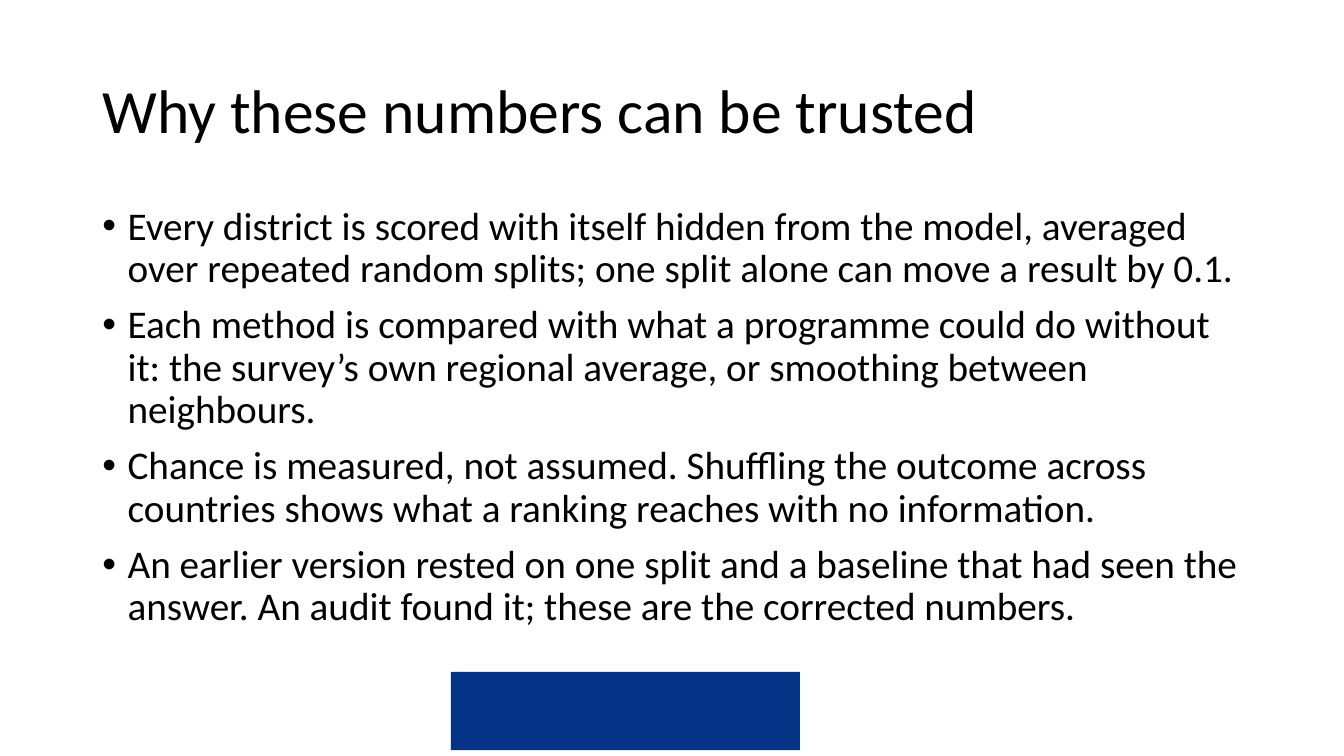
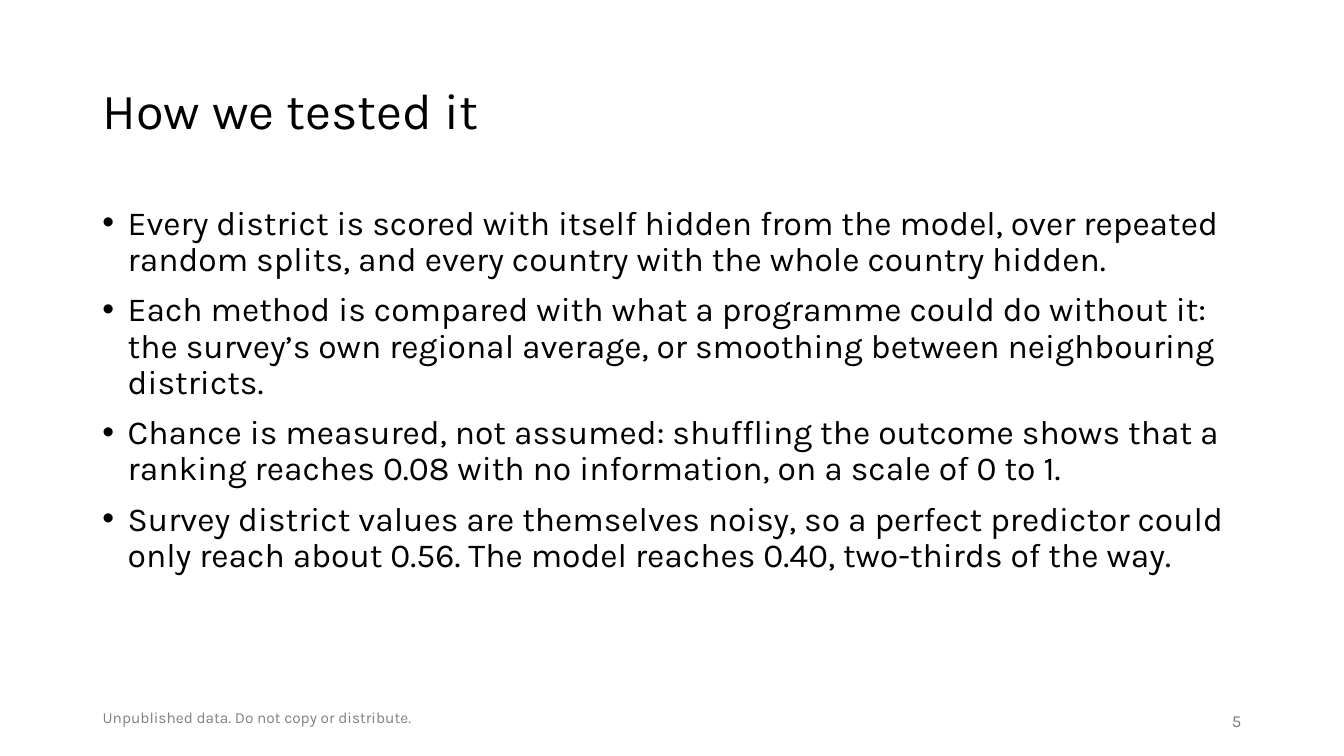
Before and after one commit to amertens/mn-prediction, a slide deck: slide 5 of docs/slides/MN-proxy-policy-deck-2026-09.pptx (slide 4 before the commit). Drawn at 1344x756 pixels with LibreOffice and Linux fonts; fonts in the diff are those of the drawing; background and template pictures are left out. Boxes give left, top, right and bottom in pixels: in the first picture for what was removed or moved away, otherwise in the second. Text is boxed around its words. In the diff, an @@ line names an element or a change of style, - is before the commit and + after.

```diff
--- a/docs/slides/MN-proxy-policy-deck-2026-09.pptx
+++ b/docs/slides/MN-proxy-policy-deck-2026-09.pptx
@@ title at [102, 94, 478, 130]: text changed; size 44 to 36 pt; font Calibri to Karla @@
-Why these numbers can be trusted
+How we tested it
@@ text at [128, 212, 1223, 576]: text changed; size 28 to 24 pt; font Calibri to Karla @@
-• Every district is scored with itself hidden from the model, averaged over repeated random splits; one split alone can move a result by 0.1.
-• Each method is compared with what a programme could do without it: the survey’s own regional average, or smoothing between neighbours.
-• Chance is measured, not assumed. Shuffling the outcome across countries shows what a ranking reaches with no information.
-• An earlier version rested on one split and a baseline that had seen the answer. An audit found it; these are the corrected numbers.
+• Every district is scored with itself hidden from the model, over repeated random splits, and every country with the whole country hidden.
+• Each method is compared with what a programme could do without it: the survey’s own regional average, or smoothing between neighbouring districts.
+• Chance is measured, not assumed: shuffling the outcome shows that a ranking reaches 0.08 with no information, on a scale of 0 to 1.
+• Survey district values are themselves noisy, so a perfect predictor could only reach about 0.56. The model reaches 0.40, two-thirds of the way.
@@ rectangle removed at [451, 673, 800, 751] @@
@@ text added at [103, 712, 411, 727], 11 pt, text #808080 @@
+Unpublished data. Do not copy or distribute.
@@ page number added at [1232, 716, 1241, 727], 12 pt, text #797979 @@
+5
```
Also in this commit, not shown: 14 other slides changed, 7 slides added, 5 slides removed, 6 other files.
